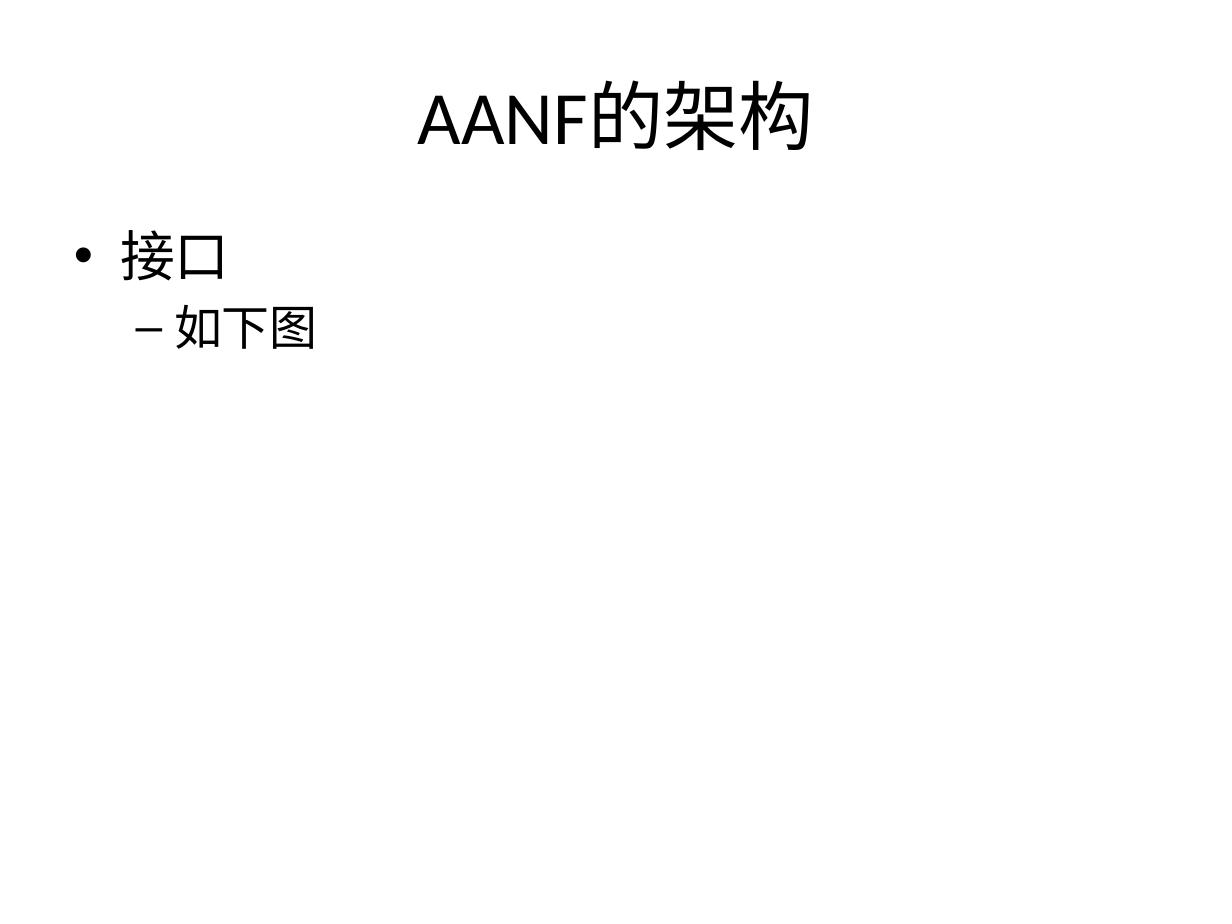
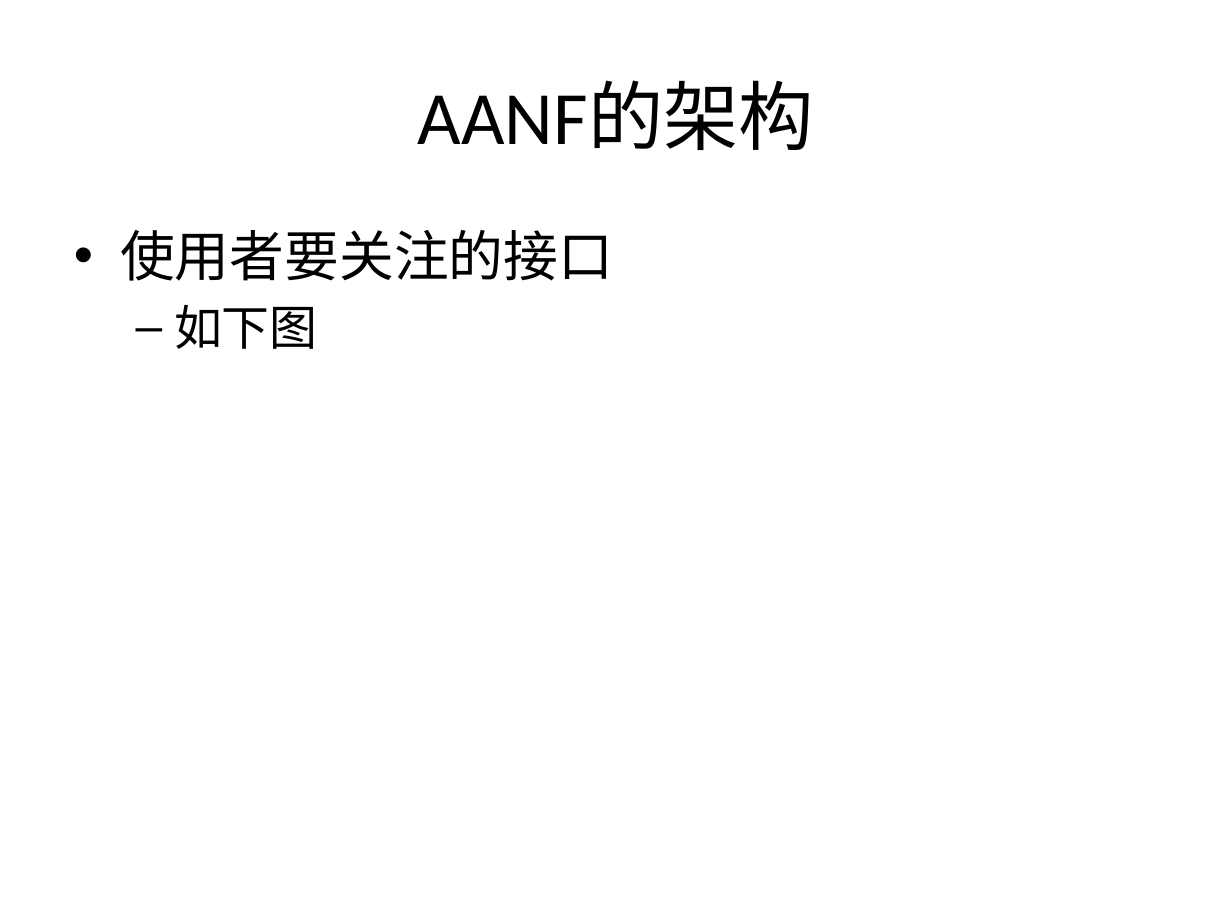
Before and after one commit to kkzhou/kknf, a slide deck: slide 24 of aanf/asio-based2/doc/asio-based_AANF.pptx (slide 22 before the commit). Drawn at 1232x924 pixels with LibreOffice and Linux fonts; fonts in the diff are those of the drawing. Boxes give left, top, right and bottom in pixels: in the first picture for what was removed or moved away, otherwise in the second. Text is boxed around its words. In the diff, an @@ line names an element or a change of style, - is before the commit and + after.

```diff
--- a/aanf/asio-based2/doc/asio-based_AANF.pptx
+++ b/aanf/asio-based2/doc/asio-based_AANF.pptx
@@ text at <box>120,230,613,281</box>: text changed @@
-• 接口
+• 使用者要关注的接口
```
Also in this commit, not shown: 3 other slides changed, 3 slides added, 1 slide removed.
